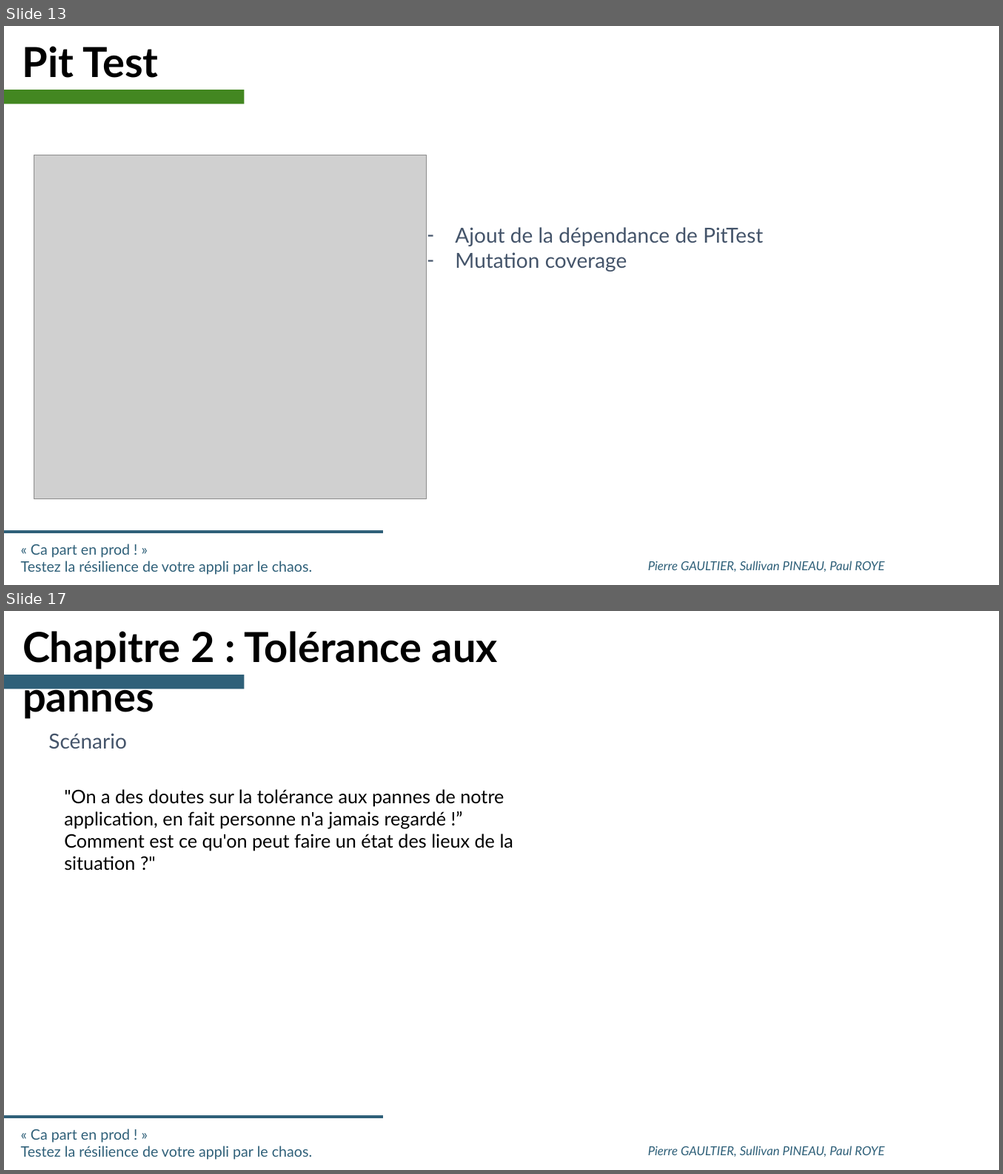
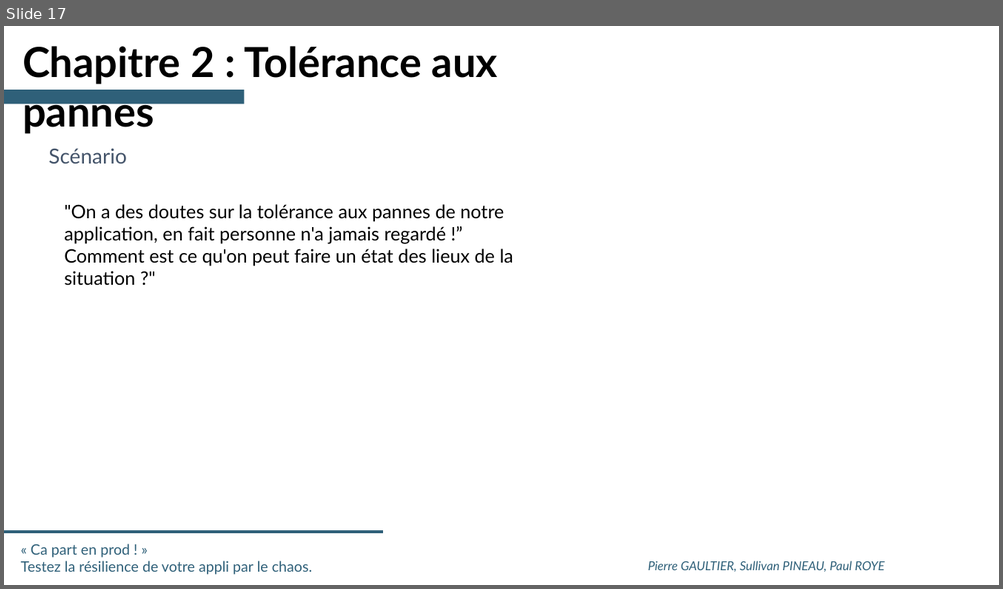
Before and after one commit to SII-Codelab-Chaos/Codelab-Chaos-TP, a slide deck: Hands-On -Chaos - SLIDES.pptx. Shown one above the other, each under a label of ours: slides 13 and 17 before the commit, slide 17 after it; the slides between them are not shown. The pictures are 1003x1174 and 1003x589 pixels, drawn with LibreOffice and Linux fonts; fonts in the diff are those of the drawing; grey boxes stand for pictures; background and template pictures are left out. Boxes give left, top, right and bottom in pixels: in the first picture for what was removed or moved away, otherwise in the second. Text is boxed around its words. In the diff, an @@ line names an element or a change of style, - is before the commit and + after.

Commit message:
update PPTX with screenshot

```diff
--- a/Hands-On -Chaos - SLIDES.pptx
+++ b/Hands-On -Chaos - SLIDES.pptx
@@ slide 13 removed at [4,26,999,585], background #FFFFFF; not listed: 3 template elements that a slide beside it also shows @@
@@ text removed at [22,46,158,78] @@
-Pit Test
@@ rectangle removed at [4,90,244,104] @@
@@ picture removed at [34,155,427,499] @@
@@ text removed at [455,227,762,272] @@
-– Ajout de la dépendance de PitTest
-– Mutation coverage
```
Also in this commit, not shown: 6 slides changed, 2 slides added, 1 other slide removed.
